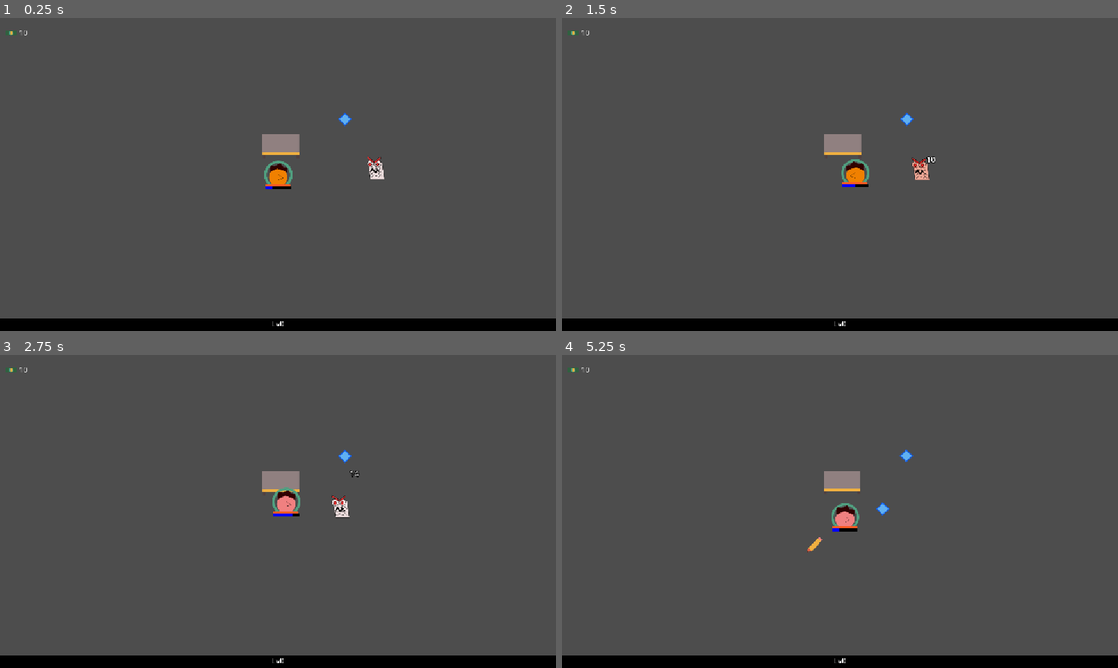
Above: before the commit, frames 1-4 (two rows, left to right).
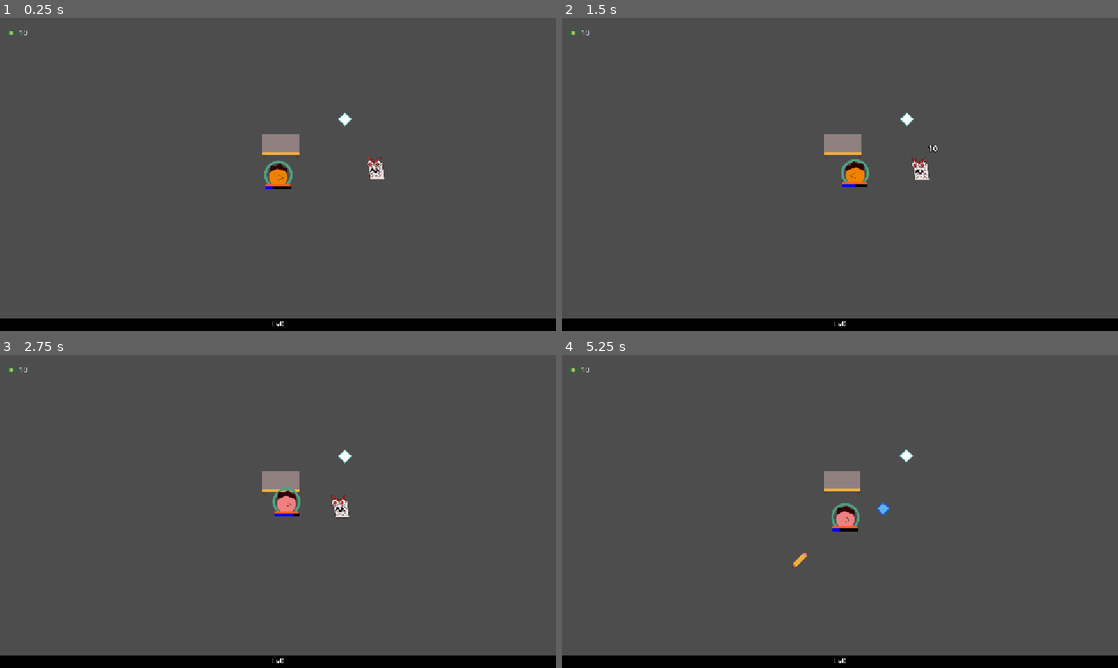
Above: after the commit, the same moments.

Repository: mathew-tran/LevelUpGameJam2025
Game: Godot game, scene res://Scene/Main.tscn
The game is run twice, just before and just after one commit, with the same random seed, the same clock (stepped at 60 frames per second) and the same inputs. Sound files missing from this copy of the repository are replaced by a short silence.
Inputs (mouse positions are in pixels of both pictures, inside the frame that each line leads up to):
- Up to frame 1 (0.25 s): no input
- Up to frame 2 (1.5 s): move the mouse to (962, 158) at 0.52 s; move the mouse to (728, 190) at 1.27 s
- Up to frame 3 (2.75 s): move the mouse to (333, 442) at 2.02 s
- Up to frame 4 (5.25 s): move the mouse to (812, 574) at 2.77 s; move the mouse to (1006, 558) at 3.52 s; move the mouse to (673, 464) at 4.27 s; move the mouse to (867, 511) at 5.02 s

The runs differ from the first frame. In frame 1, less than 0.1% of the frame differs, in the area x 60-64%, y 30-35%; in frame 2, 0.2%, in the area x 50-68%, y 30-54%; in frame 3, 0.1%; in frame 4, 0.2%.

Commit message:
add character that can retrieve some EXP

Diff:
--- a/Content/CharacterData.gd
+++ b/Content/CharacterData.gd
@@ -11,6 +11,8 @@
 @export var Spread = 1
 @export var AttackSpeed = 1.0 # per second
 @export var Damage = 5
+@export var ProjectileSpeed = 5
+@export var Penetration = 0
 
 @export var Upgrades : Array[CharacterUpgradeData]
 enum DEPARTMENT {
--- a/Content/CharacterPools/Common/Greg.tres
+++ b/Content/CharacterPools/Common/Greg.tres
@@ -65,5 +65,6 @@
 Spread = 2
 AttackSpeed = 1.0
 Damage = 8
+ProjectileSpeed = 10
 Upgrades = Array[ExtResource("1_sjvf1")]([SubResource("Resource_lajlj"), SubResource("Resource_uju6c"), SubResource("Re …(202 unchanged characters)…
 metadata/_custom_type_script = "uid://dadt4pa7kewb"
--- a/Content/CharacterPools/Common/Meegan.tres
+++ b/Content/CharacterPools/Common/Meegan.tres
@@ -70,5 +70,6 @@
 Spread = 1
 AttackSpeed = 1.0
 Damage = 7
+ProjectileSpeed = 3
 Upgrades = Array[ExtResource("1_7ru7e")]([SubResource("Resource_p8obt"), SubResource("Resource_6cv73"), SubResource("Re …(233 unchanged characters)…
 metadata/_custom_type_script = "uid://dadt4pa7kewb"
--- /dev/null
+++ b/Content/CharacterPools/Common/Phil.tres
@@ -0,0 +1,76 @@
+[gd_resource type="Resource" script_class="CharacterData" load_steps=19 format=3 uid="uid://bhdty4bfqutx2"]
+
+[ext_resource type="Texture2D" uid="uid://cs8ycmju16lxt" path="res://Art/Character/Phil.png" id="1_a55og"]
+[ext_resource type="Script" uid="uid://b1crlyox21yx2" path="res://Content/CharacterUpgradeData.gd" id="1_aklkf"]
+[ext_resource type="Script" uid="uid://dadt4pa7kewb" path="res://Content/CharacterData.gd" id="2_jmlae"]
+[ext_resource type="PackedScene" uid="uid://cl0kbexux4hj4" path="res://Prefabs/Projectiles/FolderProjectile.tscn" id="2_xskfd"]
+[ext_resource type="Script" uid="uid://cxcg364uu2exq" path="res://Content/UpgradeTypes/CharacterUpgradePenetration.gd" id="4_yiwqv"]
+[ext_resource type="Script" uid="uid://c7f6e6ejy2j0y" path="res://Content/UpgradeTypes/CharacterUpgradeSpread.gd" id="5_8t6pq"]
+[ext_resource type="Script" uid="uid://civl0ns7ngbc6" path="res://Content/UpgradeTypes/CharacterUpgradeBaseAttackRate.gd" id="6_2iemo"]
+[ext_resource type="Script" uid="uid://bqa6hwpbpw3x0" path="res://Content/UpgradeTypes/CharacterUpgradeBaseAttack.gd" id="7_nbkig"]
+
+[sub_resource type="Resource" id="Resource_i7lrs"]
+script = ExtResource("4_yiwqv")
+Penetration = 1
+metadata/_custom_type_script = "uid://cxcg364uu2exq"
+
+[sub_resource type="Resource" id="Resource_u0d1d"]
+script = ExtResource("5_8t6pq")
+Spread = 1
+metadata/_custom_type_script = "uid://c7f6e6ejy2j0y"
+
+[sub_resource type="Resource" id="Resource_j75yf"]
+script = ExtResource("6_2iemo")
+AttackRateIncrease = 10.0
+metadata/_custom_type_script = "uid://civl0ns7ngbc6"
+
+[sub_resource type="Resource" id="Resource_dvm7j"]
+script = ExtResource("7_nbkig")
+Amount = 10.0
+metadata/_custom_type_script = "uid://bqa6hwpbpw3x0"
+
+[sub_resource type="Resource" id="Resource_xi44f"]
+script = ExtResource("6_2iemo")
+AttackRateIncrease = 10.0
+metadata/_custom_type_script = "uid://civl0ns7ngbc6"
+
+[sub_resource type="Resource" id="Resource_mg6cu"]
+script = ExtResource("6_2iemo")
+AttackRateIncrease = 10.0
+metadata/_custom_type_script = "uid://civl0ns7ngbc6"
+
+[sub_resource type="Resource" id="Resource_h4c2s"]
+script = ExtResource("6_2iemo")
+AttackRateIncrease = 10.0
+metadata/_custom_type_script = "uid://civl0ns7ngbc6"
+
+[sub_resource type="Resource" id="Resource_optm0"]
+script = ExtResource("4_yiwqv")
+Penetration = 1
+metadata/_custom_type_script = "uid://cxcg364uu2exq"
+
+[sub_resource type="Resource" id="Resource_gnudc"]
+script = ExtResource("4_yiwqv")
+Penetration = 1
+metadata/_custom_type_script = "uid://cxcg364uu2exq"
+
+[sub_resource type="Resource" id="Resource_d2fhf"]
+script = ExtResource("5_8t6pq")
+Spread = 3
+metadata/_custom_type_script = "uid://c7f6e6ejy2j0y"
+
+[resource]
+script = ExtResource("2_jmlae")
+Name = "Phil"
+Occupation = 1
+Cost = 10
+Description = "Likes to collect EXP"
+Picture = ExtResource("1_a55og")
+Projectile = ExtResource("2_xskfd")
+Spread = 1
+AttackSpeed = 0.5
+Damage = 5
+ProjectileSpeed = 3
+Penetration = 10
+Upgrades = Array[ExtResource("1_aklkf")]([SubResource("Resource_i7lrs"), SubResource("Resource_u0d1d"), SubResource("Resource_j75yf"), SubResource("Resource_dvm7j"), SubResource("Resource_xi44f"), SubResource("Resource_mg6cu"), SubResource("Resource_h4c2s"), SubResource("Resource_optm0"), SubResource("Resource_gnudc"), SubResource("Resource_d2fhf")])
+metadata/_custom_type_script = "uid://dadt4pa7kewb"
--- a/Content/CharacterPools/Common/Samantha.tres
+++ b/Content/CharacterPools/Common/Samantha.tres
@@ -70,5 +70,6 @@
 Spread = 1
 AttackSpeed = 10.0
 Damage = 2
+ProjectileSpeed = 20
 Upgrades = Array[ExtResource("1_7ggyt")]([SubResource("Resource_bsnjl"), SubResource("Resource_2d2ap"), SubResource("Re …(233 unchanged characters)…
 metadata/_custom_type_script = "uid://dadt4pa7kewb"
--- a/Content/Mark.tres
+++ b/Content/Mark.tres
@@ -64,5 +64,6 @@
 Spread = 1
 AttackSpeed = 1.0
 Damage = 10
+ProjectileSpeed = 8
 Upgrades = Array[ExtResource("3_yjmju")]([SubResource("Resource_ia558"), SubResource("Resource_8w7eq"), SubResource("Re …(233 unchanged characters)…
 metadata/_custom_type_script = "uid://dadt4pa7kewb"
--- a/Content/UpgradeTypes/CharacterUpgradeBounces.gd
+++ b/Content/UpgradeTypes/CharacterUpgradeBounces.gd
@@ -7,6 +7,6 @@
 	return "Increase projectile bounces by " + str(Bounces)
 
 func ApplyUpgrade(char : BaseCharacter):
-	char.Bounces += 1
+	char.Bounces += Bounces
 func RemoveUpgrade(char : BaseCharacter):
-	char.Bounces -= 1
+	char.Bounces -= Bounces
--- a/Content/UpgradeTypes/CharacterUpgradePenetration.gd
+++ b/Content/UpgradeTypes/CharacterUpgradePenetration.gd
@@ -7,6 +7,6 @@
 	return "Increase projectile penetration by " + str(Penetration)
 
 func ApplyUpgrade(char : BaseCharacter):
-	char.Penetration += 1
+	char.Penetration += Penetration
 func RemoveUpgrade(char : BaseCharacter):
-	char.SubStatAttackRate.Get().Undo(resource_path)
+	char.Penetration -= Penetration
--- a/Content/UpgradeTypes/CharacterUpgradeSpread.gd
+++ b/Content/UpgradeTypes/CharacterUpgradeSpread.gd
@@ -7,6 +7,6 @@
 	return "Increase projectile amount by " + str(Spread)
 
 func ApplyUpgrade(char : BaseCharacter):
-	char.Spread += 1
+	char.Spread += Spread
 func RemoveUpgrade(char : BaseCharacter):
-	char.Spread -= 1
+	char.Spread -= Spread
--- a/Prefabs/Autoload/Jukebox.tscn
+++ b/Prefabs/Autoload/Jukebox.tscn
@@ -13,6 +13,8 @@
 
 [node name="SFX" type="AudioStreamPlayer" parent="."]
 
+[node name="SFXMenu" type="AudioStreamPlayer" parent="."]
+
 [node name="Shop" type="AudioStreamPlayer" parent="."]
 stream = ExtResource("3_viemr")
 
--- a/Prefabs/Pickups/EXP.tscn
+++ b/Prefabs/Pickups/EXP.tscn
@@ -6,6 +6,7 @@
 [sub_resource type="CircleShape2D" id="CircleShape2D_cpms5"]
 
 [node name="EXP" type="Area2D"]
+collision_layer = 17
 collision_mask = 2
 script = ExtResource("1_cpms5")
 Amount = 500
--- /dev/null
+++ b/Prefabs/Projectiles/FolderProjectile.tscn
@@ -0,0 +1,22 @@
+[gd_scene load_steps=4 format=3 uid="uid://cl0kbexux4hj4"]
+
+[ext_resource type="PackedScene" uid="uid://csm5aoidl1x0s" path="res://Prefabs/Projectiles/BaseProjectile.tscn" id="1_or63b"]
+[ext_resource type="Texture2D" uid="uid://b8qm5dn7cwiio" path="res://Art/Projectiles/Folder.png" id="2_or63b"]
+
+[sub_resource type="RectangleShape2D" id="RectangleShape2D_yskom"]
+size = Vector2(41, 30)
+
+[node name="Projectile" instance=ExtResource("1_or63b")]
+collision_mask = 16
+
+[node name="Sprite2D" parent="." index="0"]
+texture = ExtResource("2_or63b")
+
+[node name="LiveTimer" parent="." index="1"]
+wait_time = 10.0
+
+[node name="CollisionShape2D" parent="." index="2"]
+position = Vector2(0.5, 0)
+shape = SubResource("RectangleShape2D_yskom")
+
+[connection signal="area_entered" from="." to="." method="_on_area_entered"]
--- a/Scripts/Autoload/Jukebox.gd
+++ b/Scripts/Autoload/Jukebox.gd
@@ -10,24 +10,58 @@
 	DEAD
 }
 
+var SoundChannels = [
+	]
+
 func _ready() -> void:
-	play()
-	$Shop.play()
-	$Dead.play()
+	SoundChannels.append(self)
+	SoundChannels.append($Shop)
+	SoundChannels.append($Dead)
+	SoundChannels.append($EXP)
+	ChangeAudio(-1000)
+	PlayMusic(MUSIC_TYPE.NONE)
+
+func ChangeAudio(volumeDB):
+	for channel in SoundChannels:
+		channel.volume_db = volumeDB
+
+
+func Resume(channel : AudioStreamPlayer):
+
+	if channel.get_playback_position() == 0.0:
+		channel.volume_db = 0
+		channel.play()
+	else:
+		channel.volume_db = -100
+		channel.play(channel.get_playback_position())
+		var tween = get_tree().create_tween()
+		tween.set_pause_mode(Tween.TWEEN_PAUSE_PROCESS)
+		tween.tween_property(channel, "volume_db", 0, .1)
+
+func Stop(channel):
+	if channel.stream_paused or channel.playing == false:
+		return
+	var tween = get_tree().create_tween()
+	tween.set_pause_mode(Tween.TWEEN_PAUSE_PROCESS)
+	tween.tween_property(channel, "volume_db", -1000, .1)
+	await tween.finished
+	channel.stream_paused = true
+
 
 func PlayMusic(musicType : MUSIC_TYPE):
 	print("PLAY: " + str(MUSIC_TYPE.keys()[musicType]))
-	$Shop.stream_paused = true
-	stream_paused = true
-	$Dead.stream_paused = true
+	await Stop($Shop)
+	await Stop(self)
+	await Stop($Dead)
 	match musicType:
 		MUSIC_TYPE.SHOP:
-			$Shop.stream_paused = false
+			Resume($Shop)
 		MUSIC_TYPE.DEAD:
-			$Dead.stream_paused = false
+			Resume($Dead)
 		MUSIC_TYPE.FIGHT:
-			stream_paused = false
+			Resume(self)
 		MUSIC_TYPE.NONE:
+			ChangeAudio(-10000)
 			pass
 		MUSIC_TYPE.CONTINUE:
 			return
@@ -38,6 +72,11 @@
 		$SFX.stream = audiostream
 		$SFX.play()
 
+func PlaySFXMenu(audiostream : AudioStream):
+	if audiostream:
+		$SFXMenu.stream = audiostream
+		$SFXMenu.play()
+
 func PlayXPSFX(pitch):
 	$EXP.pitch_scale = pitch
 	$EXP.play()
--- a/Scripts/BaseProjectile.gd
+++ b/Scripts/BaseProjectile.gd
@@ -6,6 +6,7 @@
 var Speed = 5
 var Damage = 3
 var Penetration = 0
+
 @export var Bounces = 0
 
 func _ready():
@@ -34,3 +35,10 @@
 	if closestEnemy:
 		Direction = (closestEnemy.global_position - global_position).normalized()
 		rotation = Direction.angle()
+
+
+func _on_area_entered(area: Area2D) -> void:
+	if area is EXPPickup:
+		if area.IsFollowing() == false:
+			area.SetFollowing()
+			Hit()
--- a/Scripts/Character/BaseCharacter.gd
+++ b/Scripts/Character/BaseCharacter.gd
@@ -5,7 +5,7 @@
 @export var CharacterDataRef : CharacterData
 
 signal OnCharacterDeath
-var Speed = 100
+var Speed = 300
 var FollowObject = null
 
 var Velocity = Vector2.ZERO
@@ -25,6 +25,7 @@
 var RegenAmount = .25
 
 var Spread = 1
+var ProjectileSpeed = 5
 
 var bCanBeHit = true
 
@@ -83,6 +84,8 @@
 	CharacterDataRef = newData
 	$Sprite2D.texture = CharacterDataRef.Picture
 	Damage = CharacterDataRef.Damage
+	ProjectileSpeed = CharacterDataRef.ProjectileSpeed
+	Penetration = CharacterDataRef.Penetration
 
 	SubStatDamage = SubStatResourceData.new()
 	SubStatDamage.StatResourceRef = load("res://Content/Stats/CHAR_DAMAGE.tres")
@@ -123,6 +126,7 @@
 			for angle in GetBulletAngles(Spread):
 				var instance = CharacterDataRef.Projectile.instantiate()
 				instance.Direction = (enemy.global_position - global_position).normalized()
+				instance.Speed = ProjectileSpeed
 				var radians = float(deg_to_rad(angle))
 				instance.Direction = instance.Direction.rotated(radians)
 				instance.global_position = global_position
--- a/Scripts/Pickups/EXP.gd
+++ b/Scripts/Pickups/EXP.gd
@@ -1,6 +1,21 @@
 extends Area2D
 
+class_name EXPPickup
+
 @export var Amount = 5
+var bMoveTowardsPlayer  = false
+
+func _ready() -> void:
+	var intensity = lerp(1, 10, clamp(Amount,0,100) / 100)
+	print(str(intensity) + " intensity")
+	$Sprite2D.modulate.r = intensity
+	$Sprite2D.modulate.g = intensity
+	$Sprite2D.modulate.b = intensity
+func IsFollowing():
+	return bMoveTowardsPlayer
+
+func SetFollowing():
+	bMoveTowardsPlayer = true
 
 func Pickup():
 	Finder.GetGame().AddEXP(Amount)
@@ -9,3 +24,8 @@
 func _on_body_entered(body: Node2D) -> void:
 	if body is BaseCharacter:
 		Pickup()
+
+func _process(delta: float) -> void:
+	if bMoveTowardsPlayer:
+		var dir = (Finder.GetPlayer().LastKnownPosition - global_position).normalized()
+		global_position += dir * 500 * delta
--- a/Scripts/UI/PurchaseButton.gd
+++ b/Scripts/UI/PurchaseButton.gd
@@ -26,7 +26,7 @@
 	$Name.text = character.CharacterDataRef.Name + " " +  character.CharacterDataRef.GetOccupationString()
 
 func _on_button_up() -> void:
-	Jukebox.PlaySFX(load("res://Audio/SFX/levelup25-purchase.wav"))
+	Jukebox.PlaySFXMenu(load("res://Audio/SFX/levelup25-purchase.wav"))
 	if is_instance_valid(UpgradeToMake):
 		UpgradeToMake.Apply(CharacterToApply)
 	elif is_instance_valid(CharacterToAdd):
--- a/Scripts/UI/RerollButton.gd
+++ b/Scripts/UI/RerollButton.gd
@@ -18,6 +18,7 @@
 
 func _on_button_up() -> void:
 	if RerollCost <= Finder.GetGame().GetMoney():
+		Jukebox.PlaySFXMenu(load("res://Audio/SFX/levelup25-purchase.wav"))
 		Finder.GetLevelUp().Setup()
 		Finder.GetGame().RemoveMoney(RerollCost)
 		RerollCost += 2
--- a/Scripts/UI/SkipButton.gd
+++ b/Scripts/UI/SkipButton.gd
@@ -4,3 +4,4 @@
 func _on_button_up() -> void:
 	Finder.GetGame().AddMoney(1)
 	Finder.GetLevelUp().Close()
+	Jukebox.PlaySFXMenu(load("res://Audio/SFX/levelup25-purchase.wav"))
--- a/project.godot
+++ b/project.godot
@@ -31,6 +31,7 @@
 2d_physics/layer_2="Player"
 2d_physics/layer_3="PlayerProjectile"
 2d_physics/layer_4="Enemy"
+2d_physics/layer_5="Pickup"
 
 [rendering]
 
Binary file added: Art/Character/Phil.png
Not shown, added: Art/Character/Phil.png.import
Binary file added: Art/Projectiles/Folder.png
Not shown, added: Art/Projectiles/Folder.png.import
